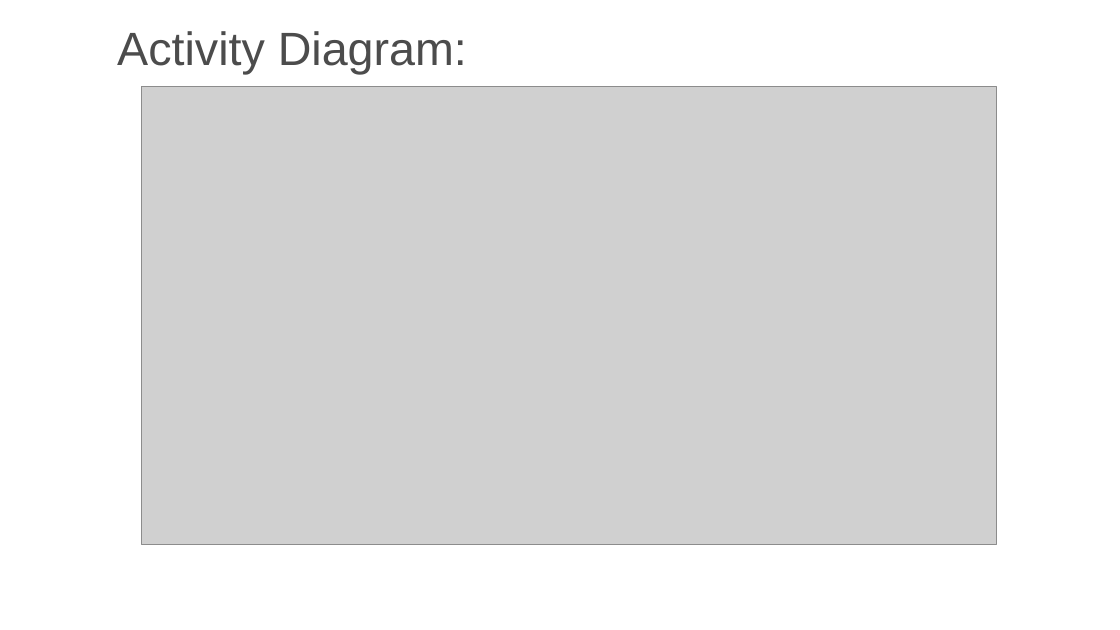
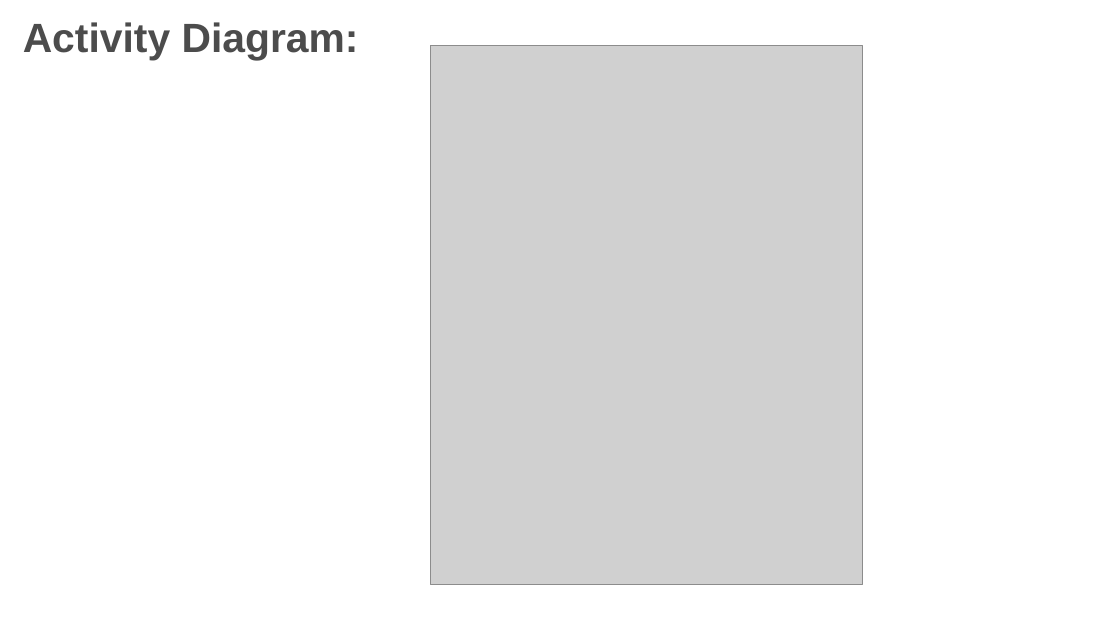
Before and after one commit to Theanantsoni/investsphere, a slide deck: slide 15 of InvestSphere-PPT.pptx. Drawn at 1120x630 pixels with LibreOffice and Linux fonts; fonts in the diff are those of the drawing; grey boxes stand for pictures; background and template pictures are left out. Boxes give left, top, right and bottom in pixels: in the first picture for what was removed or moved away, otherwise in the second. Text is boxed around its words. In the diff, an @@ line names an element or a change of style, - is before the commit and + after.

```diff
--- a/InvestSphere-PPT.pptx
+++ b/InvestSphere-PPT.pptx
@@ text "Activity Diagram:": place and size @@
-text "Activity Diagram:" at box(117, 31, 467, 74)
+text "Activity Diagram:" at box(23, 22, 359, 60)
@@ text "Activity Diagram:" at box(23, 22, 359, 60): size 40 to 35 pt, bold on @@
@@ picture added at box(431, 45, 863, 585) @@
@@ picture removed at box(141, 87, 996, 544) @@
```
Also in this commit, not shown: 30 other slides changed, 3 slides added, 3 slides removed, 2 other files.
